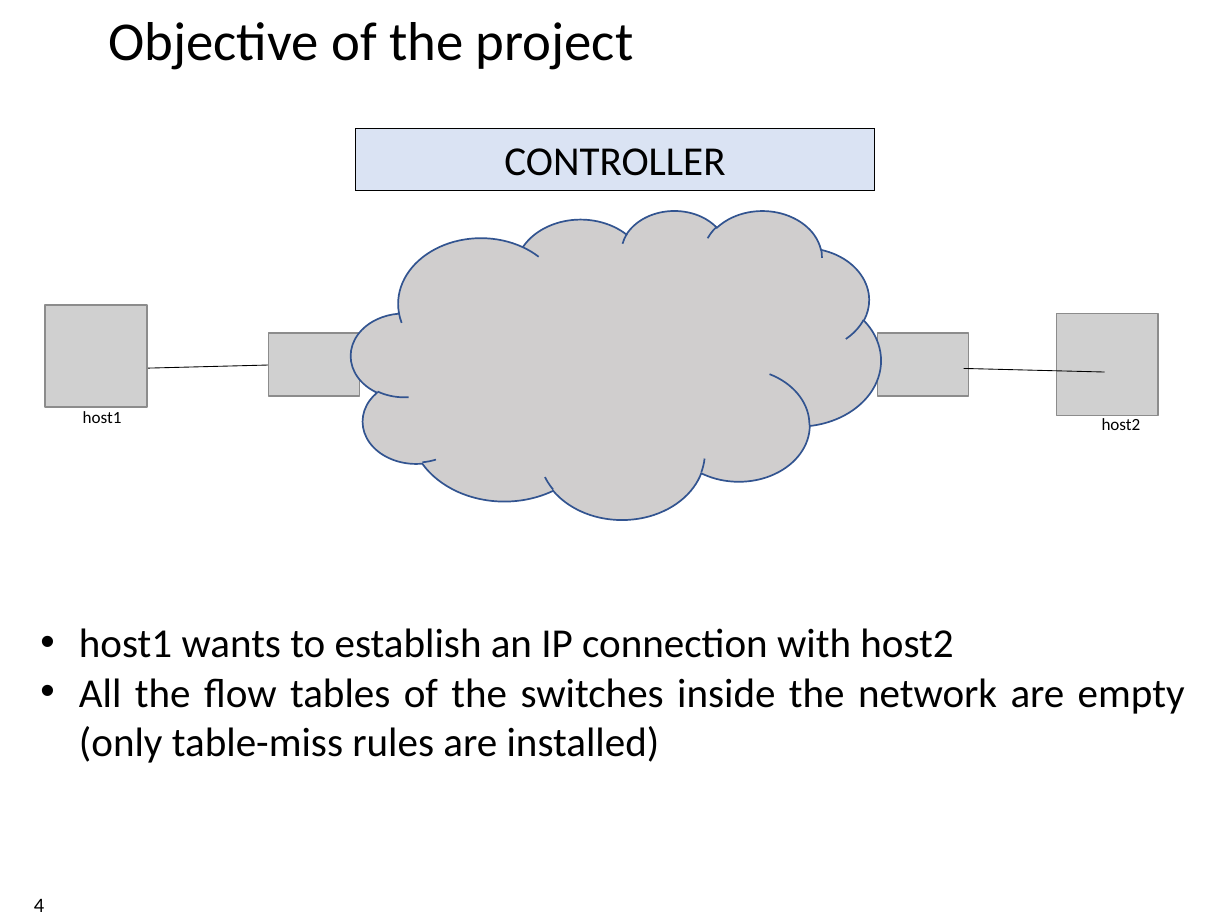
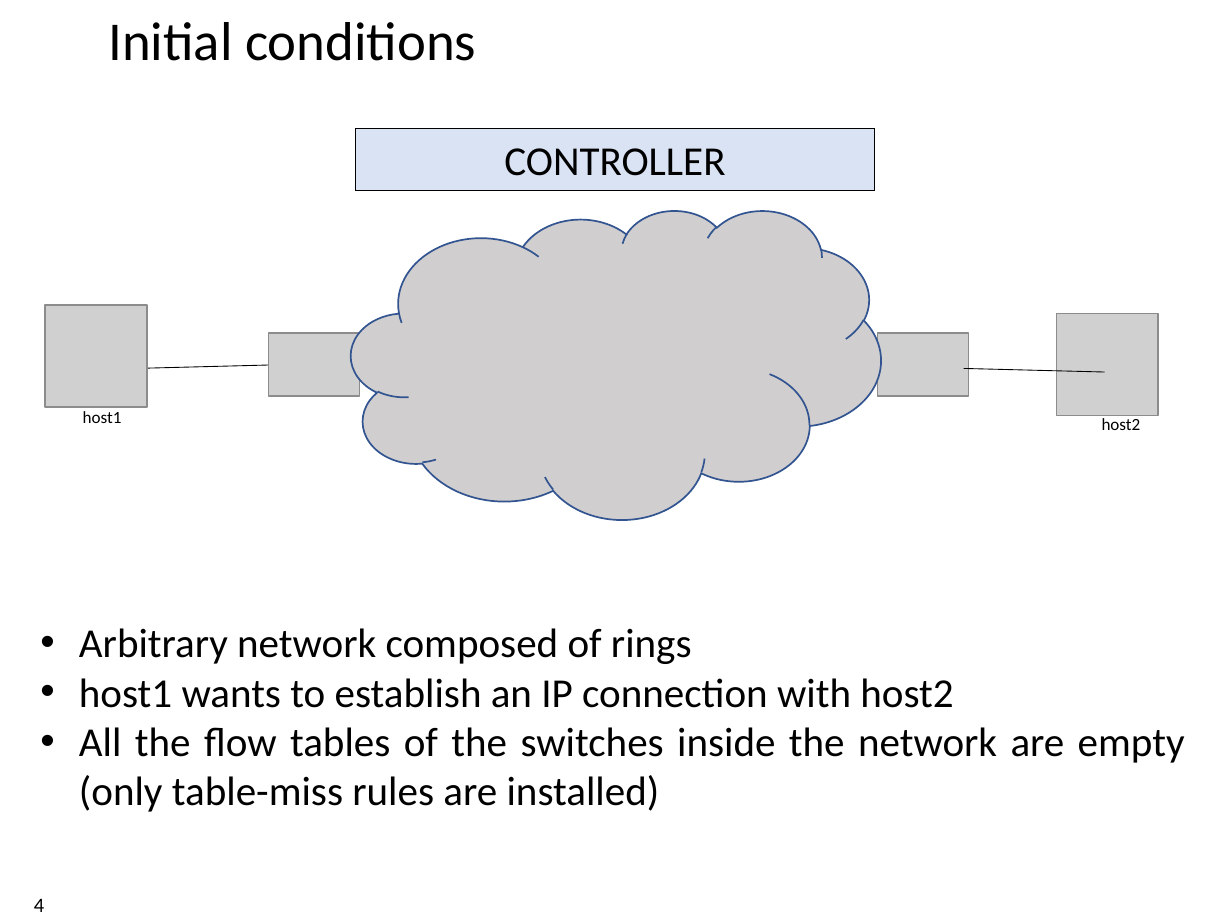
Before and after one commit to xdl907/switching-and-routing-project, a slide deck: slide 4 of template_project_exam__1_.pptx. Drawn at 1232x924 pixels with LibreOffice and Linux fonts; fonts in the diff are those of the drawing; grey boxes stand for pictures; background and template pictures are left out. Boxes give left, top, right and bottom in pixels: in the first picture for what was removed or moved away, otherwise in the second. Text is boxed around its words. In the diff, an @@ line names an element or a change of style, - is before the commit and + after.

```diff
--- a/template_project_exam__1_.pptx
+++ b/template_project_exam__1_.pptx
@@ title at [108, 22, 476, 61]: text changed @@
-Objective of the project
+Initial conditions
@@ text at [79, 628, 692, 664]: paragraph added @@
+• Arbitrary network composed of rings
```
